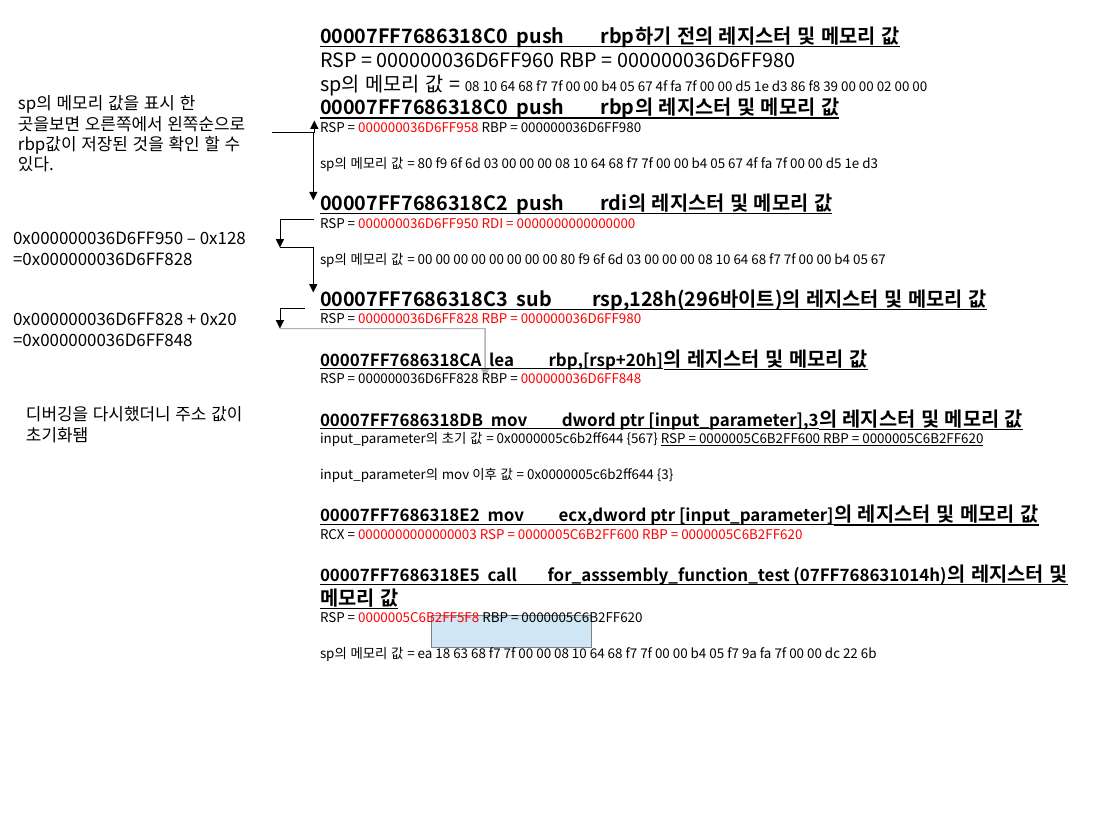
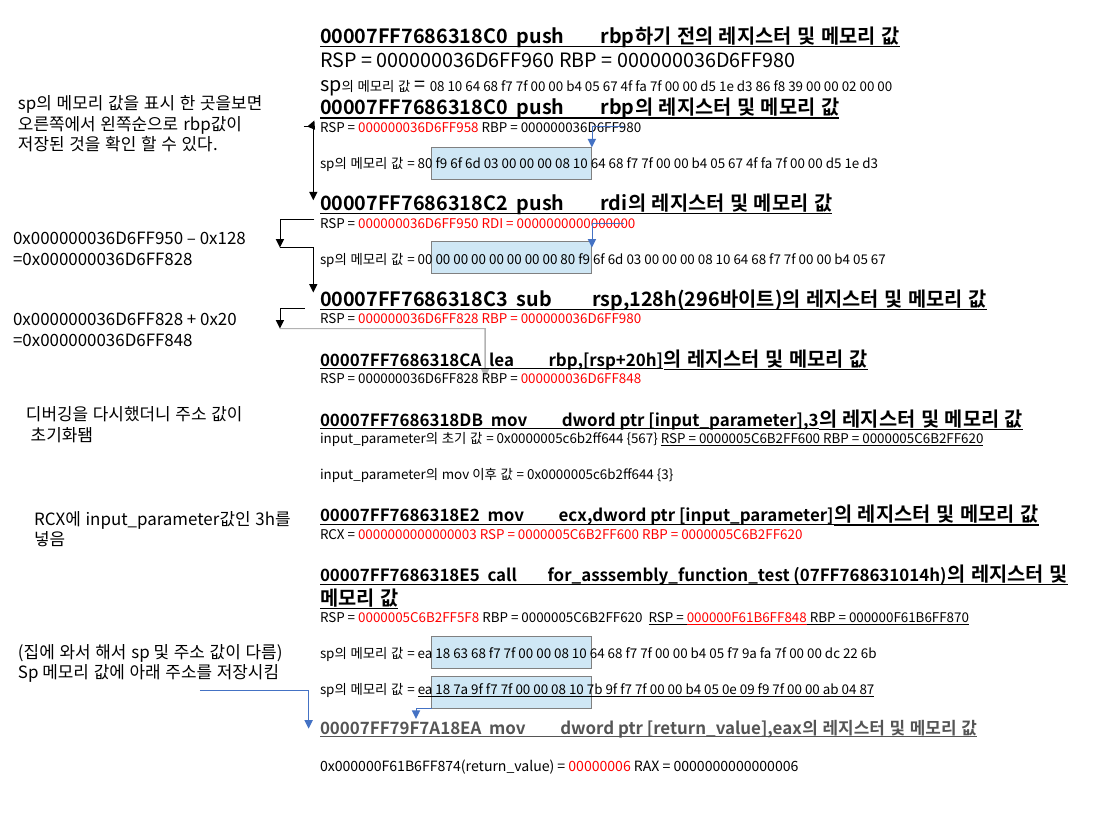
Before and after one commit to EDDI-RobotAcademy/SDC-AI-LectureNotes, a slide deck: slide 3 of c/junghunwoo/homework/1-2/2차 과제.odp. Drawn at 1120x840 pixels with LibreOffice and Linux fonts; fonts in the diff are those of the drawing. Boxes give left, top, right and bottom in pixels: in the first picture for what was removed or moved away, otherwise in the second. Text is boxed around its words. In the diff, an @@ line names an element or a change of style, - is before the commit and + after.

```diff
--- a/c/junghunwoo/homework/1-2/2차 과제.odp
+++ b/c/junghunwoo/homework/1-2/2차 과제.odp
@@ text at box(358, 80, 892, 92): size 14 to 9.5 pt in "sp의 메모리 값" @@
@@ text at box(18, 95, 262, 152): text changed @@
-sp의 메모리 값을 표시 한 곳을보면 오른쪽에서 왼쪽순으로 rbp값이 저장된 것을 확인 할 수 있다.
+sp의 메모리 값을 표시 한 곳을보면
+오른쪽에서 왼쪽순으로 rbp값이
+저장된 것을 확인 할 수 있다.
@@ elbow arrow moved from (272, 132) - (313, 200) to (304, 126) - (313, 200) @@
@@ elbow arrow moved from (272, 132) - (314, 121) to (304, 126) - (314, 121) @@
@@ freeform shape added at box(432, 147, 592, 179), fill #CFE7F5, outline #808080 0 pt @@
@@ elbow arrow added from (624, 126) to (593, 147), #4472C4 0.51 pt @@
@@ elbow arrow added from (624, 223) to (593, 248), #4472C4 0.51 pt @@
@@ freeform shape added at box(432, 242, 592, 273), fill #CFE7F5, outline #808080 0 pt @@
@@ text at box(26, 406, 242, 443): text changed @@
-디버깅을 다시했더니 주소 값이 초기화됌
+디버깅을 다시했더니 주소 값이
+초기화됌
@@ text added at box(34, 511, 290, 547), 12 pt, text #000000 @@
+RCX에 input_parameter값인 3h를
+넣음
@@ text at box(320, 608, 969, 625): text changed @@
-RSP = 0000005C6B2FF5F8 RBP = 0000005C6B2FF620
+RSP = 0000005C6B2FF5F8 RBP = 0000005C6B2FF620 RSP = 000000F61B6FF848 RBP = 000000F61B6FF870
@@ rectangle removed at box(432, 616, 592, 647) @@
@@ text added at box(18, 644, 283, 682), 12 pt, text #000000 @@
+(집에 와서 해서 sp 및 주소 값이 다름)
+Sp 메모리 값에 아래 주소를 저장시킴
@@ freeform shape added at box(432, 636, 592, 668), fill #CFE7F5, outline #808080 0 pt @@
@@ text at box(320, 680, 977, 774): paragraphs added @@
+sp의 메모리 값 = ea 18 7a 9f f7 7f 00 00 08 10 7b 9f f7 7f 00 00 b4 05 0e 09 f9 7f 00 00 ab 04 87
+00007FF79F7A18EA mov dword ptr [return_value],eax의 레지스터 및 메모리 값
+0x000000F61B6FF874(return_value) = 00000006 RAX = 0000000000000006
@@ freeform shape added at box(432, 677, 592, 708), fill #CFE7F5, outline #808080 0 pt @@
@@ elbow arrow added from (200, 691) to (309, 729), #4472C4 0.51 pt @@
@@ elbow arrow added from (432, 709) to (417, 719), #4472C4 0.51 pt @@
```
Also in this commit, not shown: 3 other slides changed, 2 slides added, 1 other file.
